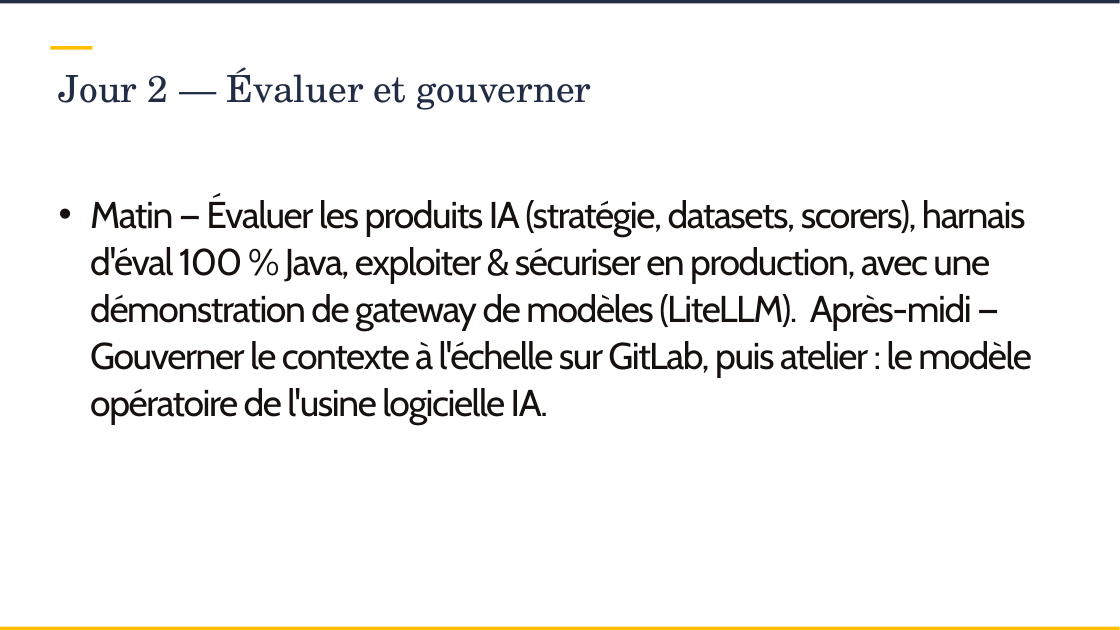
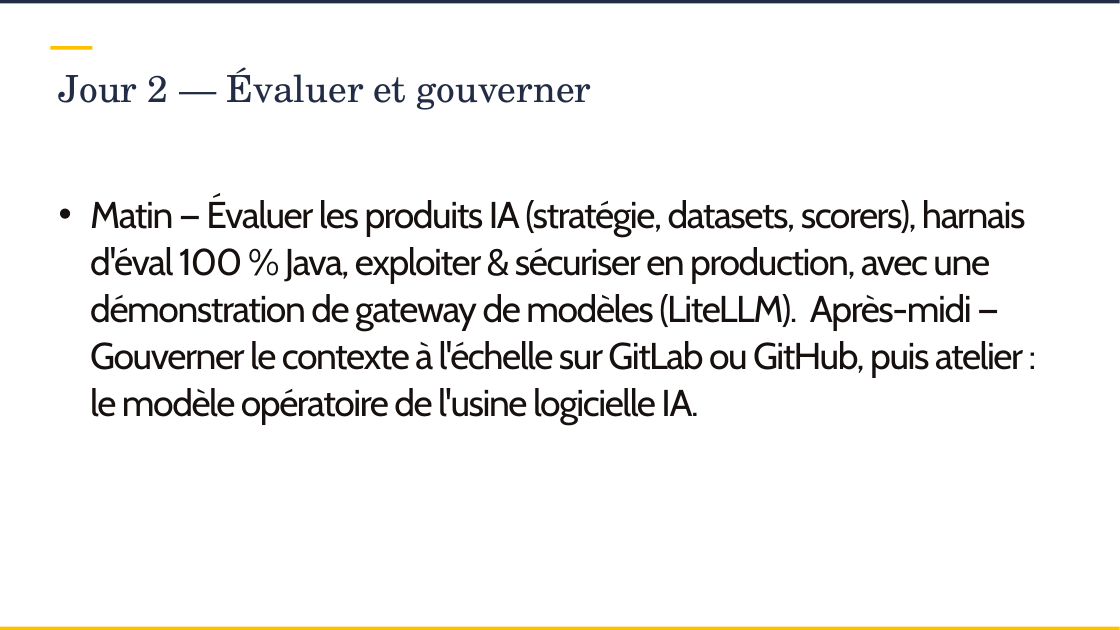
Before and after one commit to SCIAM-FR/formation-ia, a slide deck: slide 50 of slides/Support_formation_SCIAM.pptx (slide 35 before the commit). Drawn at 1120x630 pixels with LibreOffice and Linux fonts; fonts in the diff are those of the drawing; background and template pictures are left out. Boxes give left, top, right and bottom in pixels: in the first picture for what was removed or moved away, otherwise in the second. Text is boxed around its words. In the diff, an @@ line names an element or a change of style, - is before the commit and + after.

```diff
--- a/slides/Support_formation_SCIAM.pptx
+++ b/slides/Support_formation_SCIAM.pptx
@@ text at (90, 196, 1025, 425): text changed @@
-• Matin — Évaluer les produits IA (stratégie, datasets, scorers), harnais d'éval 100 % Java, exploiter & sécuriser en production, avec une démonstration de gateway de modèles (LiteLLM). Après-midi — Gouverner le contexte à l'échelle sur GitLab, puis atelier : le modèle opératoire de l'usine logicielle IA.
+• Matin — Évaluer les produits IA (stratégie, datasets, scorers), harnais d'éval 100 % Java, exploiter & sécuriser en production, avec une démonstration de gateway de modèles (LiteLLM). Après-midi — Gouverner le contexte à l'échelle sur GitLab ou GitHub, puis atelier : le modèle opératoire de l'usine logicielle IA.
```
Also in this commit, not shown: 21 other slides changed, 18 slides added, 26 other files.
